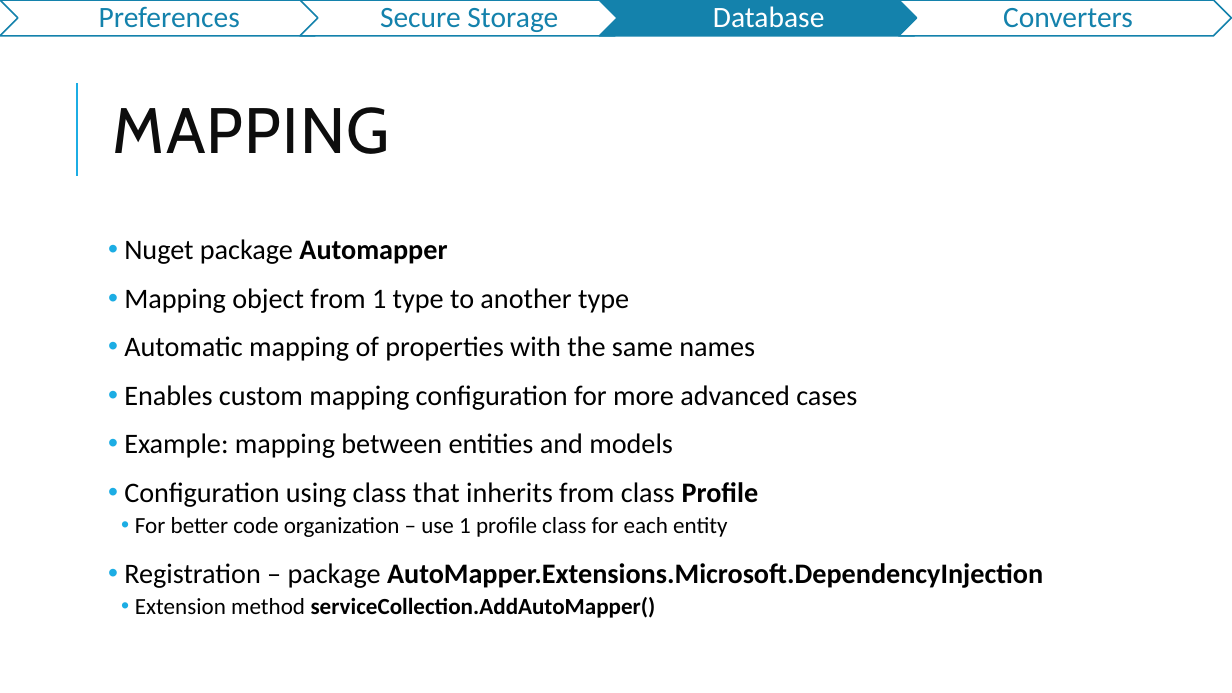
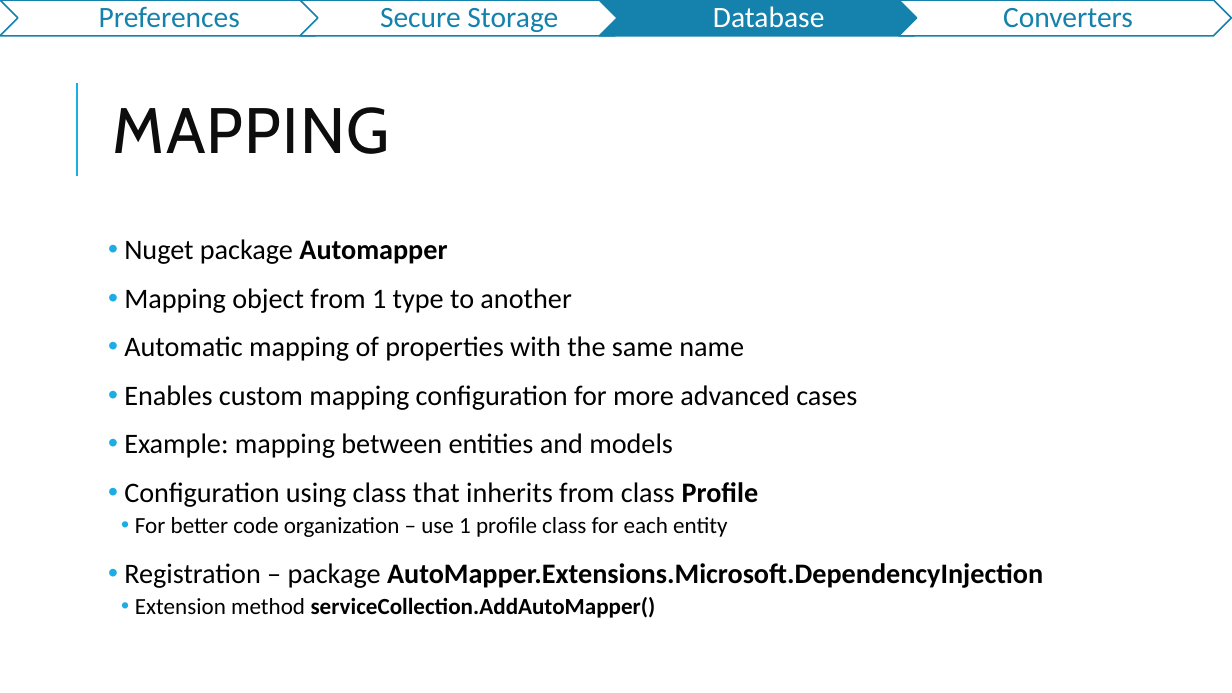
Before and after one commit to jasho/pv239-maui, a slide deck: slide 11 of 05_Storage/PV239-MAUI-05_Storage.pptx. Drawn at 1232x693 pixels with LibreOffice and Linux fonts; fonts in the diff are those of the drawing. Boxes give left, top, right and bottom in pixels: in the first picture for what was removed or moved away, otherwise in the second. Text is boxed around its words. In the diff, an @@ line names an element or a change of style, - is before the commit and + after.

Commit message:
PPTX Update

```diff
--- a/05_Storage/PV239-MAUI-05_Storage.pptx
+++ b/05_Storage/PV239-MAUI-05_Storage.pptx
@@ text at (124,288,744,361): text changed @@
-• Mapping object from 1 type to another type
-• Automatic mapping of properties with the same names
+• Mapping object from 1 type to another
+• Automatic mapping of properties with the same name
```
Also in this commit, not shown: 7 other slides changed.
